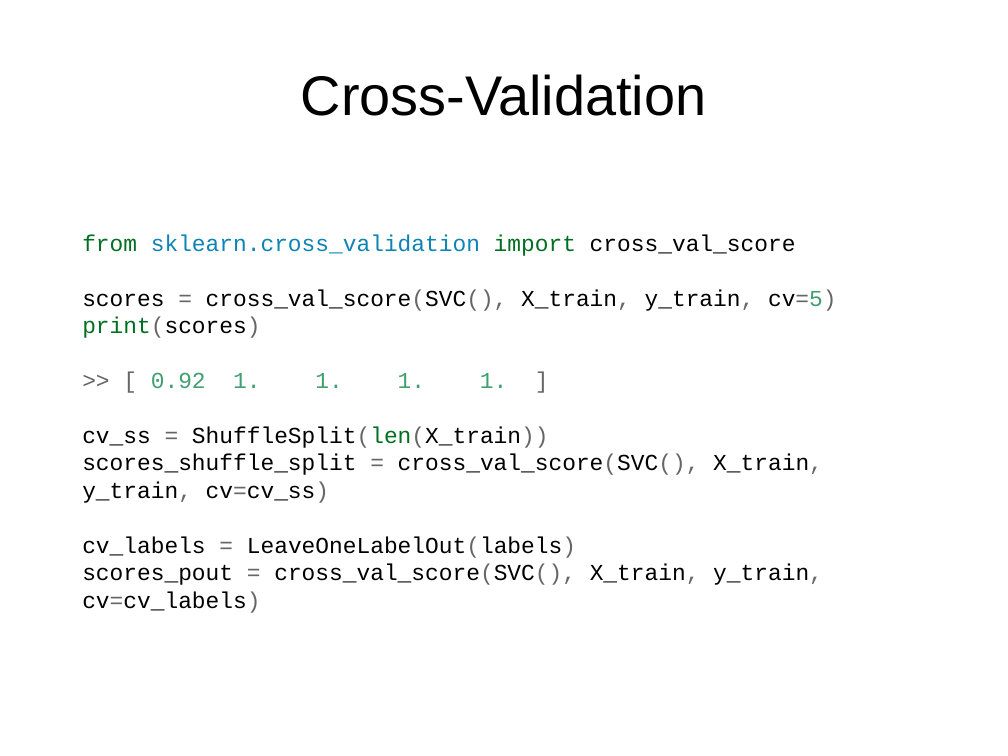
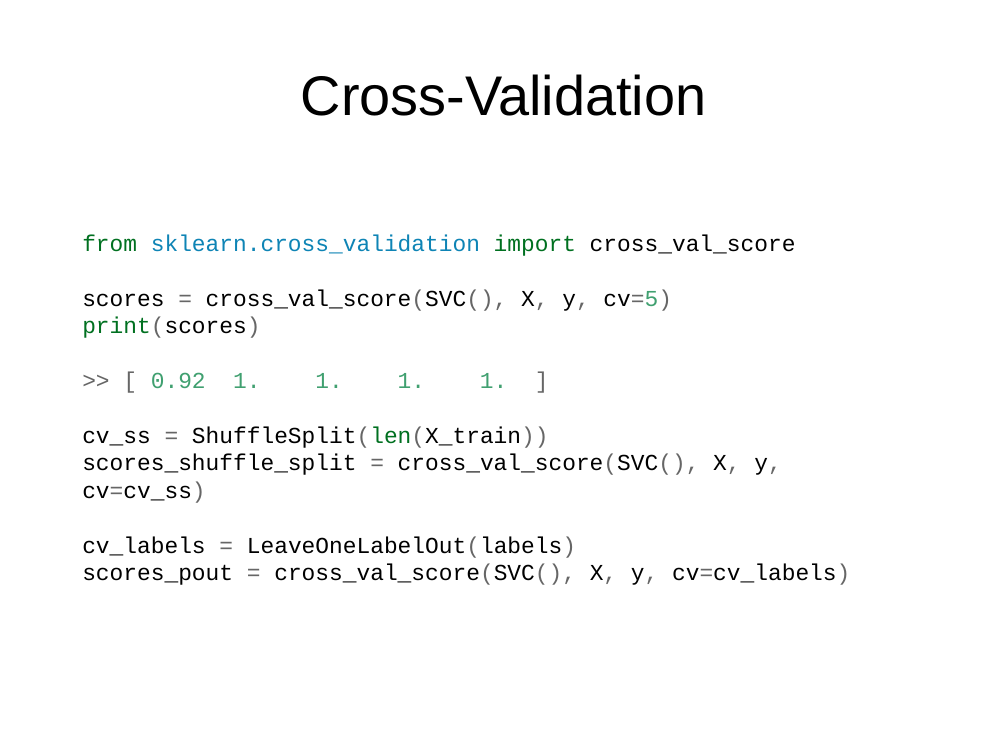
Before and after one commit to amueller/talks_odt, a slide deck: slide 13 of nyc-open-data-2015-andvanced-sklearn.odp (slide 14 before the commit). Drawn at 1008x756 pixels with LibreOffice and Linux fonts; fonts in the diff are those of the drawing. Boxes give left, top, right and bottom in pixels: in the first picture for what was removed or moved away, otherwise in the second. Text is boxed around its words. In the diff, an @@ line names an element or a change of style, - is before the commit and + after.

```diff
--- a/nyc-open-data-2015-andvanced-sklearn.odp
+++ b/nyc-open-data-2015-andvanced-sklearn.odp
@@ text at [82,289,672,311]: text changed @@
-scores = cross_val_score(SVC(), X_train, y_train, cv=5)
+scores = cross_val_score(SVC(), X, y, cv=5)
@@ text at [82,454,781,503]: text changed @@
-scores_shuffle_split = cross_val_score(SVC(), X_train, y_train, cv=cv_ss)
+scores_shuffle_split = cross_val_score(SVC(), X, y, cv=cv_ss)
@@ text at [82,564,850,585]: text changed @@
-scores_pout = cross_val_score(SVC(), X_train, y_train, cv=cv_labels)
+scores_pout = cross_val_score(SVC(), X, y, cv=cv_labels)
```
Also in this commit, not shown: 14 other slides changed, 3 slides added, 5 slides removed.
